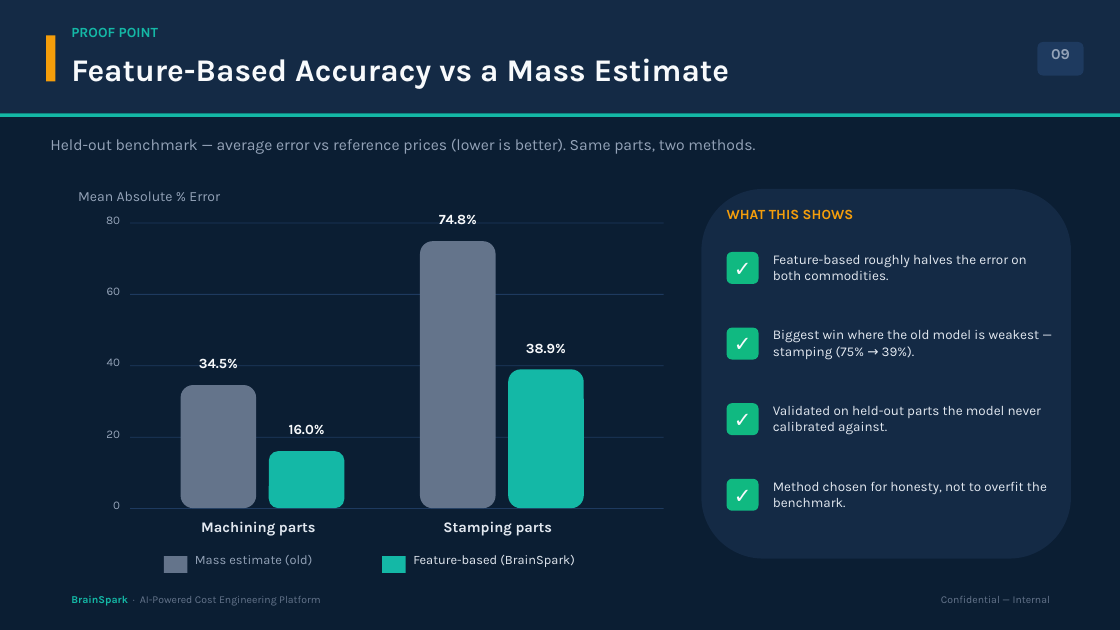
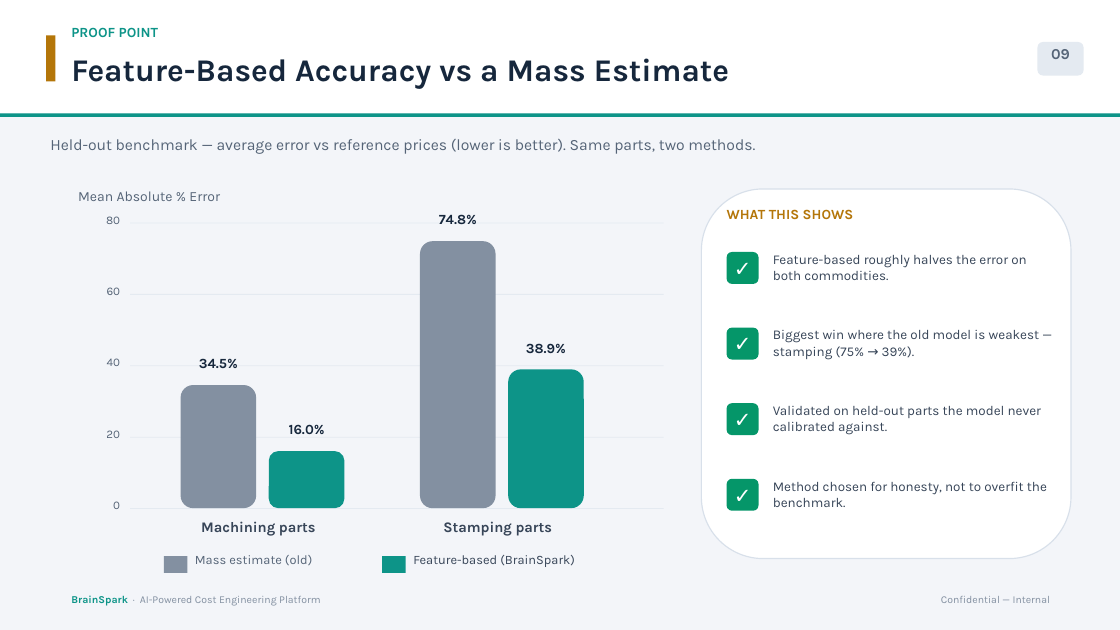
Before and after one commit to bhosaleavinash546/leamington-marathi, a slide deck: slide 9 of BrainSpark_Director_Presentation.pptx. Drawn at 1120x630 pixels with LibreOffice and Linux fonts; fonts in the diff are those of the drawing. Boxes give left, top, right and bottom in pixels: in the first picture for what was removed or moved away, otherwise in the second. Text is boxed around its words. In the diff, an @@ line names an element or a change of style, - is before the commit and + after.

```diff
--- a/BrainSpark_Director_Presentation.pptx
+++ b/BrainSpark_Director_Presentation.pptx
@@ background #0B1E33 to #F3F5F9 @@
@@ rectangle at <box>0,0,1120,113</box>: fill #142A45 to #FFFFFF @@
@@ text "PROOF POINT" at <box>71,27,158,37</box>: text colour #14B8A6 to #0D9488 @@
@@ rectangle at <box>46,35,55,82</box>: fill #F59E0B to #B47609 @@
@@ rounded rectangle at <box>702,189,1071,559</box>: fill #142A45 to #FFFFFF; outline none to #D8E0EA 1 pt @@
@@ text "WHAT THIS SHOWS" at <box>727,209,853,219</box>: text colour #F59E0B to #B47609 @@
@@ fill #1E3A5F to #E4EAF1 in 6 elements at <box>1038,42,1084,76</box>, <box>130,508,664,509</box>, <box>130,437,664,438</box>, <box>130,365,664,366</box>, <box>130,294,664,295</box>, <box>130,223,664,223</box> @@
@@ text colour #F8FAFC to #16273C in 5 elements at <box>71,58,729,89</box>, <box>199,358,238,368</box>, <box>289,424,325,434</box>, <box>439,214,477,224</box>, <box>526,343,566,353</box> @@
@@ text colour #F8FAFC to #FFFFFF in 4 elements at <box>727,252,759,284</box>, <box>727,328,759,360</box>, <box>727,403,759,435</box>, <box>727,479,759,511</box> @@
@@ fill #10B981 to #059669 in 4 elements at <box>727,252,759,284</box>, <box>727,328,759,360</box>, <box>727,403,759,435</box>, <box>727,479,759,511</box> @@
@@ text colour #E2E8F0 to #374558 in 7 elements at <box>201,521,316,536</box>, <box>443,521,553,536</box>, <box>413,555,575,567</box>, <box>773,255,1026,280</box>, <box>773,330,1040,360</box>, <box>773,406,1041,435</box>, <box>773,482,1047,507</box> @@
@@ fill #64748B to #8390A1 in 3 elements at <box>181,385,256,508</box>, <box>420,241,496,508</box>, <box>164,556,187,573</box> @@
@@ text colour #94A3B8 to #556477 in 9 elements at <box>1051,49,1070,59</box>, <box>50,139,755,154</box>, <box>113,501,120,509</box>, <box>106,430,120,438</box>, <box>107,358,120,366</box>, <box>107,287,121,295</box>, <box>106,216,120,224</box>, <box>78,191,220,201</box>, <box>195,555,312,565</box> @@
@@ fill #14B8A6 to #0D9488 in 4 elements at <box>0,113,1120,117</box>, <box>269,451,344,508</box>, <box>508,370,584,508</box>, <box>382,556,406,573</box> @@
@@ text "BrainSpark · AI-Powered Cost Engineering ..." at <box>71,595,320,606</box>: text colour #14B8A6 to #0D9488 in "BrainSpark"; text colour #64748B to #8390A1 in "· AI-Powered Cost Engineering Platform" @@
@@ text "Confidential — Internal" at <box>941,596,1050,603</box>: text colour #64748B to #8390A1 @@
```
Also in this commit, not shown: 17 other slides changed, 1 other file.
